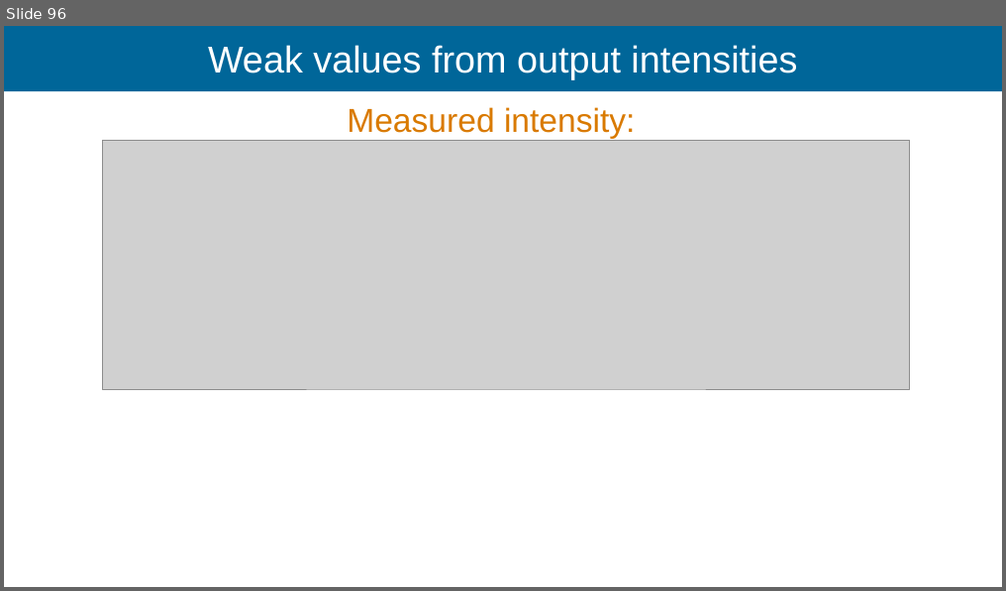
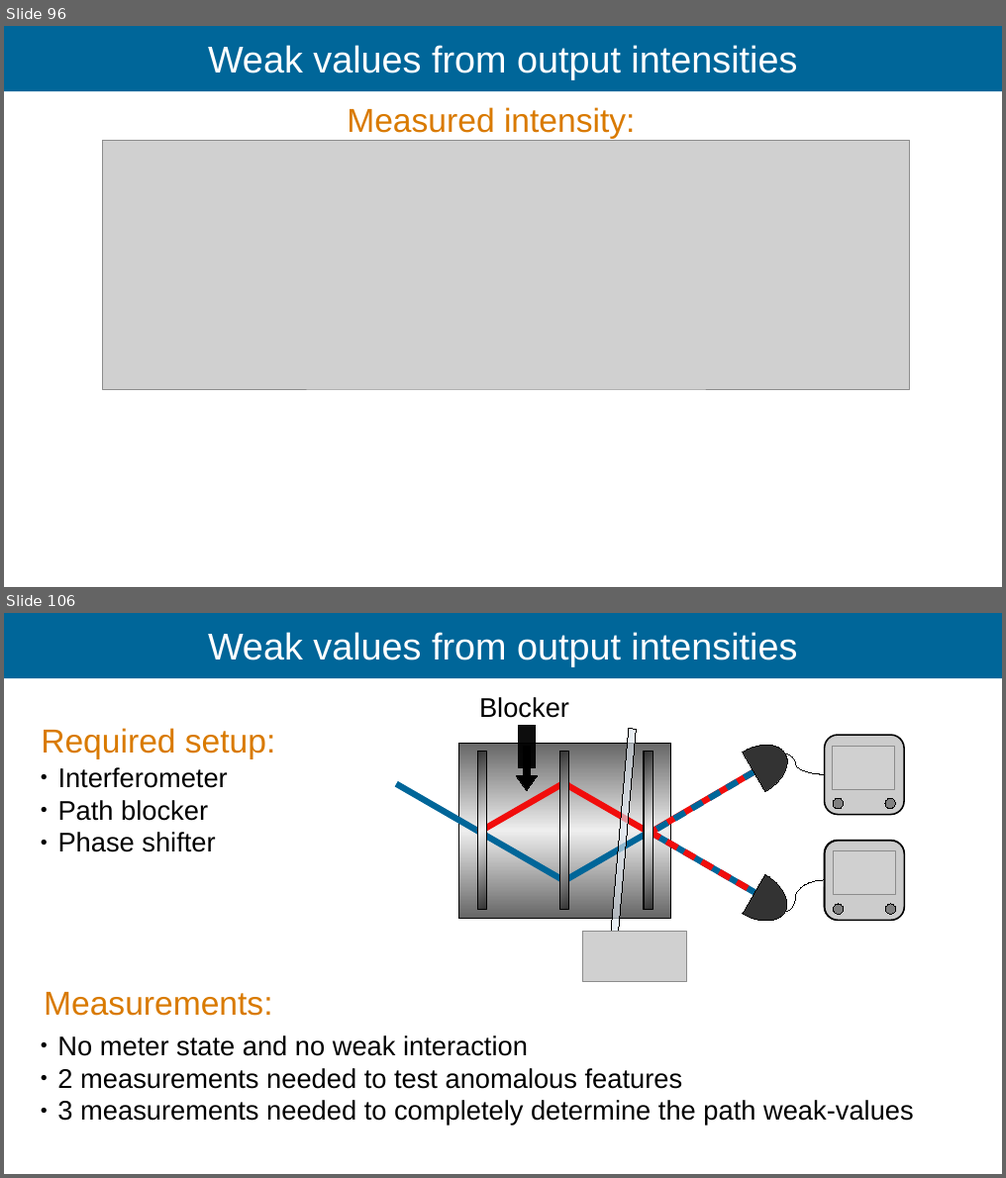
Before and after one commit to Ismaele-vincent/PhD, a slide deck: 2026/Talks/ILL Seminar/ILL seminar 2026 ver3.odp. Shown one above the other, each under a label of ours: slide 96 before the commit, slides 96 and 106 after it; the slides between them are not shown. The pictures are 1006x591 and 1006x1178 pixels, drawn with LibreOffice and Linux fonts; fonts in the diff are those of the drawing; grey boxes stand for pictures; background and template pictures are left out. Boxes give left, top, right and bottom in pixels: in the first picture for what was removed or moved away, otherwise in the second. Text is boxed around its words. In the diff, an @@ line names an element or a change of style, - is before the commit and + after.

```diff
--- a/2026/Talks/ILL Seminar/ILL seminar 2026 ver3.odp
+++ b/2026/Talks/ILL Seminar/ILL seminar 2026 ver3.odp
@@ slide 106 added at (x1=4, y1=613, x2=1002, y2=1174), background #FFFFFF; not listed: 1 template element that a slide beside it also shows @@
@@ title added at (x1=208, y1=632, x2=797, y2=667), 36 pt, text #FFFFFF @@
+Weak values from output intensities
@@ text added at (x1=479, y1=697, x2=569, y2=718), 26 pt, text #000000 @@
+Blocker
@@ text added at (x1=41, y1=728, x2=275, y2=759), 32 pt, text #D97A00 @@
+Required setup:
@@ rectangle added at (x1=518, y1=726, x2=536, y2=767), fill #000000 at 95% opacity, outline #000000 0 pt @@
@@ group added at (x1=396, y1=728, x2=904, y2=937): 8 lines, 5 rectangles, 4 ellipses, 3 rounded rectangles, 2 curved lines, 2 chord (boxed as its full ellipse)s, 2 pictures @@
@@ right arrow added at (x1=516, y1=747, x2=537, y2=790), fill #000000, outline #000000 0 pt @@
@@ text added at (x1=58, y1=767, x2=228, y2=853), 26 pt, text #000000 @@
+● Interferometer
+● Path blocker
+● Phase shifter
@@ picture added at (x1=582, y1=931, x2=687, y2=982) @@
@@ text added at (x1=44, y1=992, x2=272, y2=1016), 32 pt, text #D97A00 @@
+Measurements:
@@ text added at (x1=57, y1=1036, x2=914, y2=1125), 26 pt, text #000000 @@
+● No meter state and no weak interaction
+● 2 measurements needed to test anomalous features
+● 3 measurements needed to completely determine the path weak-values
```
Also in this commit, not shown: 8 slides changed, 6 other slides added, 3 slides removed, 3 other files.
